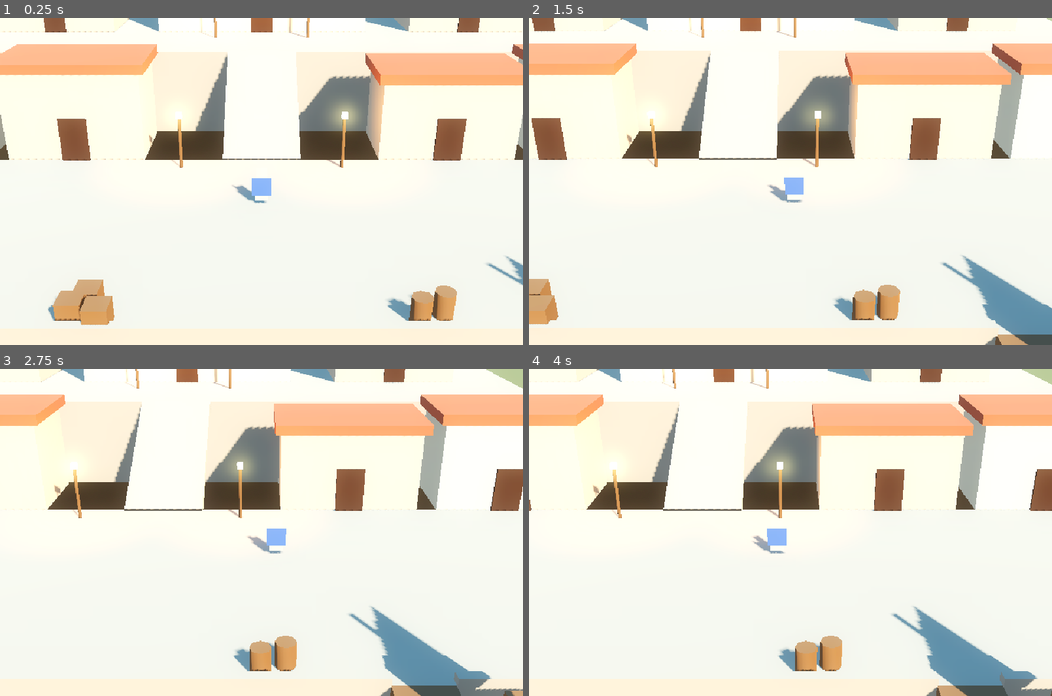
Above: before the commit, frames 1-4 (two rows, left to right).
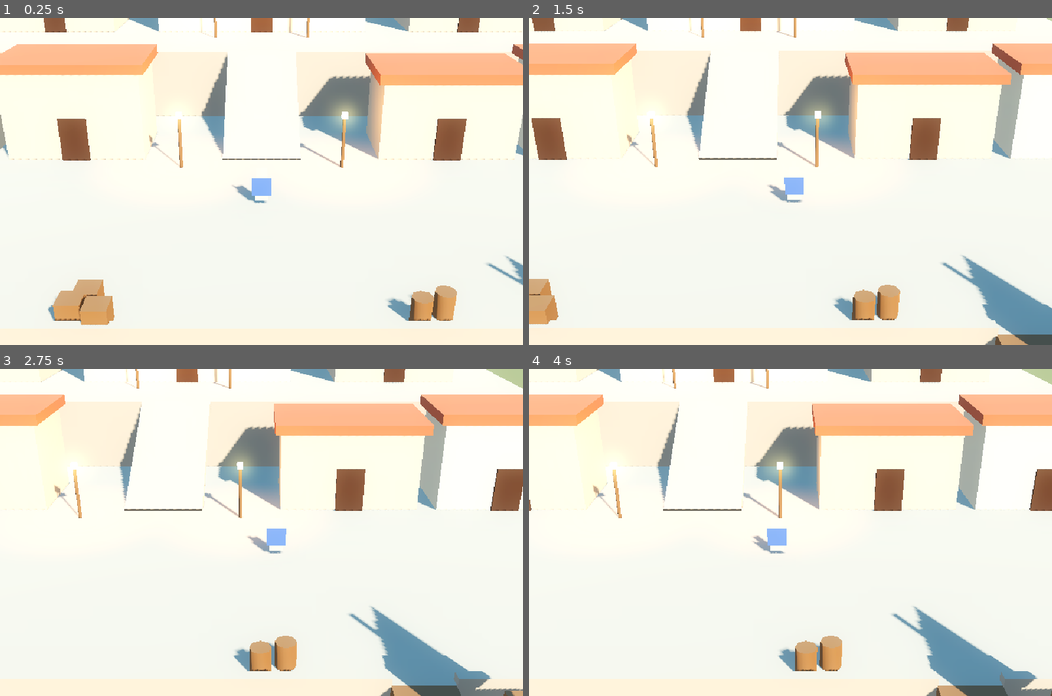
Above: after the commit, the same moments.

Repository: chengchao/openvoyage
Game: Godot game, scene res://game/port3d/ports/lisbon.tscn
Two runs of this game, one before a commit and one after it. Both use one fixed random seed, a clock stepped at 60 frames per second and the inputs below. This scene is started directly instead of the project's main scene.
Inputs (mouse positions are in pixels of both pictures, inside the frame that each line leads up to):
- Up to frame 1 (0.25 s): no input
- Up to frame 2 (1.5 s): tap Enter (ui_accept) at 0.5, 0.77 s; move the mouse to (905, 165) at 0.52 s; hold Right (ui_right) 0.53-1.25 s; hold Shift 0.53-1.25 s; click (905, 165) at 0.67 s; drag from (685, 197) to (764, 246) at 1.27 s
- Up to frame 3 (2.75 s): move the mouse to (313, 460) at 2.02 s; hold Right (ui_right) from 2.03 s (still down); tap Ctrl at 2.1 s
- Up to frame 4 (4 s): release Right (ui_right) at 2.75 s; drag from (764, 597) to (633, 483) at 2.77 s; move the mouse to (947, 581) at 3.52 s; hold Left (ui_left) from 3.53 s (still down); tap Alt at 3.6 s; tap Enter (ui_accept) at 3.77 s

The runs differ from the first frame. In frame 1, 3.4% of the frame differs, in the area x 0-100%, y 4-88%; in frame 2, 3.3%; in frame 3, 3.3%; in frame 4, 3.3%.

Commit message:
HD-2D 港口：台阶两侧与台地前缘加隐形墙，补齐台阶旁缺失的地面，不再走下台阶无限下坠 [tests: 3 new, 191 passing / 2 pending, smoke OK]
Co-Authored-By: Claude Opus 5.5 <noreply@anthropic.com>

Diff:
--- a/godot/game/port3d/ports/lisbon.tscn
+++ b/godot/game/port3d/ports/lisbon.tscn
@@ -86,6 +86,12 @@
 
 [sub_resource type="BoxShape3D" id="wall11"]
 size = Vector3(3, 3, 0.5)
+
+[sub_resource type="BoxShape3D" id="stair_rail"]
+size = Vector3(0.5, 7, 7)
+
+[sub_resource type="BoxShape3D" id="terrace_rail"]
+size = Vector3(20, 3, 0.5)
 
 [sub_resource type="ProceduralSkyMaterial" id="sky_mat"]
 sky_top_color = Color(0.32, 0.52, 0.78, 1)
@@ -157,9 +163,9 @@
 [node name="Bounds" type="StaticBody3D" parent="."]
 
 [node name="Ground" type="CSGBox3D" parent="Geometry"]
-position = Vector3(0, -0.5, -4)
-use_collision = true
-size = Vector3(44, 1, 14)
+position = Vector3(0, -0.5, -7.5)
+use_collision = true
+size = Vector3(44, 1, 21)
 material = SubResource("m_stone")
 
 [node name="Terrace" type="CSGBox3D" parent="Geometry"]
@@ -565,3 +571,19 @@
 [node name="Wall11" type="CollisionShape3D" parent="Bounds"]
 position = Vector3(10, 1, 11.25)
 shape = SubResource("wall11")
+
+[node name="StairRailL" type="CollisionShape3D" parent="Bounds"]
+position = Vector3(-2.25, 3.5, -14.5)
+shape = SubResource("stair_rail")
+
+[node name="StairRailR" type="CollisionShape3D" parent="Bounds"]
+position = Vector3(2.25, 3.5, -14.5)
+shape = SubResource("stair_rail")
+
+[node name="TerraceRailL" type="CollisionShape3D" parent="Bounds"]
+position = Vector3(-12, 5.5, -17.75)
+shape = SubResource("terrace_rail")
+
+[node name="TerraceRailR" type="CollisionShape3D" parent="Bounds"]
+position = Vector3(12, 5.5, -17.75)
+shape = SubResource("terrace_rail")
--- a/godot/tests/unit/test_port3d.gd
+++ b/godot/tests/unit/test_port3d.gd
@@ -66,6 +66,34 @@
 	assert_gt(s.player.global_position.y, -0.2, "朝海一直走也不会掉下码头")
 
 
+func _push(s: PortScene3D, from: Vector3, action: String, secs := 1.5) -> Vector3:
+	s.player.global_position = from
+	await wait_seconds(0.3)
+	Input.action_press(action)
+	await wait_seconds(secs)
+	Input.action_release(action)
+	await wait_seconds(0.5)
+	return s.player.global_position
+
+
+func test_stairs_sides_block_walking_off() -> void:
+	var p := await _push(_lisbon(), Vector3(0, 3, -14.5), "ui_left")
+	assert_gt(p.x, -2.0, "台阶侧面有隐形墙，横走走不出台阶")
+	assert_gt(p.y, 1.0, "仍站在台阶上")
+
+
+func test_stairs_still_lead_up_to_the_terrace() -> void:
+	var p := await _push(_lisbon(), Vector3(0, 0.1, -9), "ui_up", 3.0)
+	assert_lt(p.z, -18.5, "顺台阶走上台地")
+	assert_gt(p.y, 3.5, "到达台地高度")
+
+
+func test_terrace_edge_blocks_walking_off() -> void:
+	var p := await _push(_lisbon(), Vector3(10, 4.5, -20), "ui_down")
+	assert_lt(p.z, -17.5, "台地前缘有隐形墙")
+	assert_gt(p.y, 3.5, "仍站在台地上")
+
+
 func test_player_cannot_walk_while_inside_a_facility() -> void:
 	var s := _lisbon()
 	await wait_seconds(0.2)
